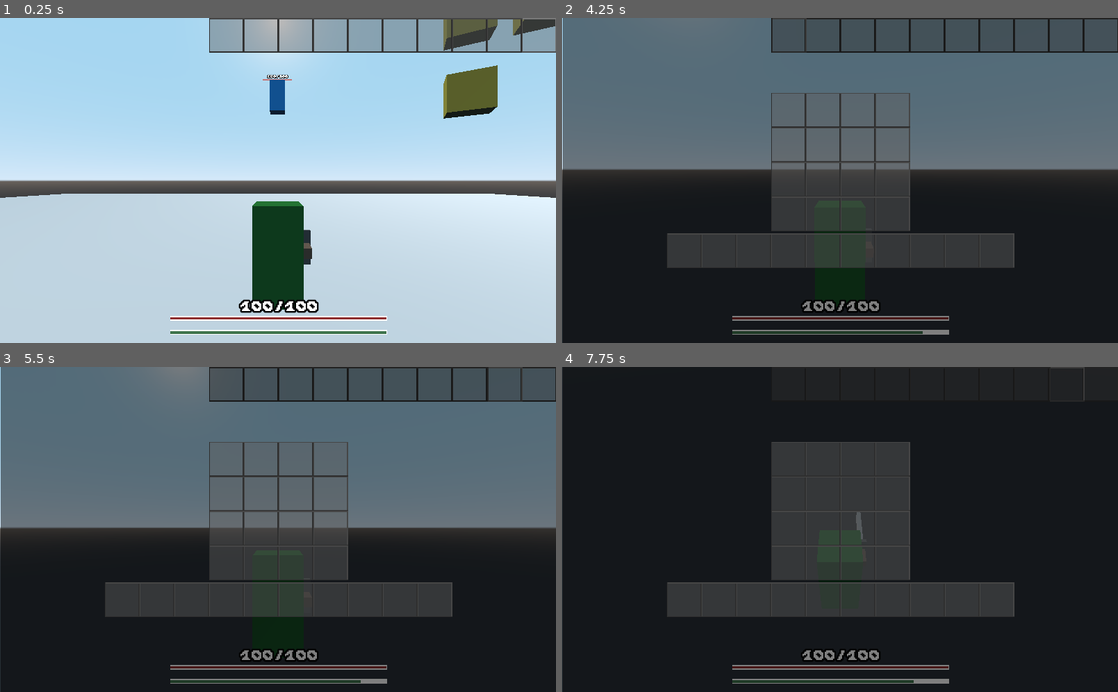
Above: before the commit, frames 1-4 (two rows, left to right).
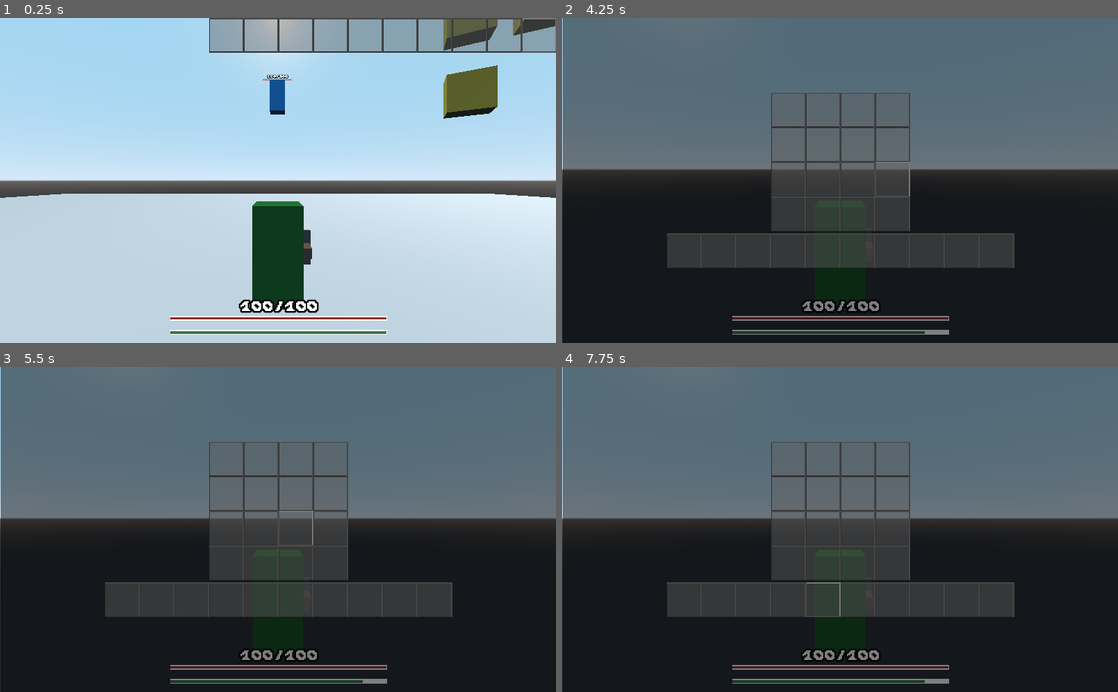
Above: after the commit, the same moments.

Repository: AlaskanGopher/GopherRPG3D
Game: Godot game, scene res://MainScene/InGame.tscn
The game is run twice, just before and just after one commit, with the same random seed, the same clock (stepped at 60 frames per second) and the same inputs.
Inputs (mouse positions are in pixels of both pictures, inside the frame that each line leads up to):
- Up to frame 1 (0.25 s): no input
- Up to frame 2 (4.25 s): tap Enter at 0.5 s; move the mouse to (867, 180) at 0.52 s; hold Shift (movement_run) 0.53-1.28 s; hold W (movement_up) from 0.53 s (still down); click (867, 180) at 0.67 s; tap Space (movement_jump) at 0.77, 1.52, 3.02, 3.5, 3.77 s; move the mouse to (812, 180) at 1.27 s; tap 0 at 1.35 s; click (812, 180) at 1.42 s; move the mouse to (851, 174) at 2.02 s; tap 9 at 2.1 s; click (851, 174) at 2.17 s; move the mouse to (834, 187) at 2.77 s; tap 1 at 2.85 s; click (834, 187) at 2.92 s; move the mouse to (878, 183) at 3.52 s; hold Shift (movement_run) from 3.53 s (still down); click (878, 183) at 3.67 s; tap E (menu_inventory) at 4.15 s
- Up to frame 3 (5.5 s): release W (movement_up) at 4.25 s; release Shift (movement_run) at 4.25 s; drag from (111, 480) to (194, 448) at 4.27 s; move the mouse to (305, 529) at 5.02 s; hold S (movement_down) from 5.03 s (still down); tap 9 at 5.1 s; click (305, 529) at 5.17 s
- Up to frame 4 (7.75 s): release S (movement_down) at 5.75 s; tap Enter at 5.75, 7.25 s; drag from (756, 448) to (728, 545) at 5.77 s; tap Space (movement_jump) at 6.5, 6.77 s; move the mouse to (962, 513) at 6.52 s; hold W (movement_up) 6.53-7.25 s; hold Shift (movement_run) 6.53-7.25 s; click (962, 513) at 6.67 s; drag from (728, 545) to (812, 594) at 7.27 s

The runs differ from the first frame. In frame 2, 6.7% of the frame differs, in the area x 37-100%, y 0-98%; in frame 3, 9.8%; in frame 4, 47%, in the area x 0-100%, y 0-98%.
Error before the commit: Invalid get index 'rect_position' (on base: 'null instance'). (res://HUD/Hotbar.gd:43)
Error after the commit: Invalid get index 'rect_position' (on base: 'null instance'). (res://HUD/Hotbar.gd:38)

Commit message:
Added selection indicator, don't pause in inventory

Diff:
--- a/source/HUD/HUD.tscn
+++ b/source/HUD/HUD.tscn
@@ -125,3 +125,6 @@
 __meta__ = {
 "_edit_use_anchors_": false
 }
+
+[connection signal="closed" from="Inventory" to="." method="_on_Inventory_closed"]
+[connection signal="opened" from="Inventory" to="." method="_on_Inventory_opened"]
--- a/source/HUD/HUD_Script.gd
+++ b/source/HUD/HUD_Script.gd
@@ -9,3 +9,11 @@
 	$"HP Bar/Label".text = str(hp, '/', MAX_HEALTH)
 	$"HP Bar/BarContainer/InnerBar".rect_scale.x = float(hp)/float(MAX_HEALTH)
 	$"Stamina Bar/BarContainer/InnerBar".rect_scale.x = stamina
+
+func _on_Inventory_opened():
+	$Hotbar.visible = false
+	$SelectedSlot.visible = false
+
+func _on_Inventory_closed():
+	$Hotbar.visible = true
+	$SelectedSlot.visible = true
--- a/source/HUD/Hotbar.gd
+++ b/source/HUD/Hotbar.gd
@@ -18,12 +18,7 @@
 		slot.texture = preload("res://Resources/Hotbar/Hotbar.png")
 		slot.size_flags_horizontal = SIZE_EXPAND_FILL
 		slot.size_flags_vertical   = SIZE_EXPAND_FILL
-		if i == 0:
-			slot.region_rect = Rect2(0, 0, 32, 32)
-		elif i == SLOTS-1:
-			slot.region_rect = Rect2(64, 0, 32, 32)
-		else:
-			slot.region_rect = Rect2(32, 0, 32, 32)
+		slot.region_rect = Rect2(0, 0, 32, 32)
 		add_child(slot)
 
 func _input(event):
--- a/source/HUD/Inventory.gd
+++ b/source/HUD/Inventory.gd
@@ -3,6 +3,9 @@
 export var SLOT_SIZE : float = 64
 
 var selectedCell : Vector3 = Vector3(-1, 0, 0) # Vector3(0: Inventory; 1: Hotbar, rowNumber (y), colNumber (x)
+
+signal opened()
+signal closed()
 
 func _ready():
 	$VBoxContainer/Hotbar.resize(SLOT_SIZE)
@@ -11,7 +14,12 @@
 func _process(_delta):
 	if Input.is_action_just_pressed("menu_inventory"):
 		visible = !visible
-		Input.set_mouse_mode(Input.MOUSE_MODE_VISIBLE if visible else Input.MOUSE_MODE_CAPTURED)
+		if visible:
+			Input.set_mouse_mode(Input.MOUSE_MODE_VISIBLE)
+			emit_signal("opened")
+		else:
+			emit_signal("closed")
+			Input.set_mouse_mode(Input.MOUSE_MODE_CAPTURED)
 	if !visible:
 		return
 	var mousePosition : Vector2 = get_global_mouse_position()
@@ -20,11 +28,14 @@
 		if (slotBounds.has_point(mousePosition)):
 			var splitName = slot.name.split(',')
 			selectedCell = Vector3(0, int(splitName[0][-1]), int(splitName[1][0]))
-			print(splitName[0][-1], ' ', splitName[1][0])
-			break
+			$Selected.rect_size = Vector2(SLOT_SIZE, SLOT_SIZE)
+			$Selected.set_global_position(slotBounds.position)
+			return
 	for slot in $VBoxContainer/Hotbar.get_children():
 		var slotBounds : Rect2 = slot.get_global_rect()
 		if (slotBounds.has_point(mousePosition)):
 			selectedCell = Vector3(1, 0, int(slot.name[-1]))
-			print(selectedCell)
-			break
+			$Selected.rect_size = Vector2(SLOT_SIZE, SLOT_SIZE)
+			$Selected.set_global_position(slotBounds.position)
+			return
+	$Selected.rect_size = Vector2(0, 0)
--- a/source/HUD/Inventory.tscn
+++ b/source/HUD/Inventory.tscn
@@ -1,8 +1,9 @@
-[gd_scene load_steps=4 format=2]
+[gd_scene load_steps=5 format=2]
 
 [ext_resource path="res://HUD/Inventory.gd" type="Script" id=1]
 [ext_resource path="res://HUD/Hotbar.gd" type="Script" id=2]
 [ext_resource path="res://HUD/InventoryGrid.gd" type="Script" id=3]
+[ext_resource path="res://Resources/Hotbar/Selected.png" type="Texture" id=4]
 
 [node name="Inventory" type="Control"]
 anchor_right = 1.0
@@ -65,3 +66,10 @@
 "_edit_use_anchors_": false
 }
 SLOTS = 10
+
+[node name="Selected" type="NinePatchRect" parent="."]
+texture = ExtResource( 4 )
+region_rect = Rect2( 0, 0, 32, 32 )
+__meta__ = {
+"_edit_use_anchors_": false
+}
--- a/source/HUD/InventoryGrid.gd
+++ b/source/HUD/InventoryGrid.gd
@@ -15,12 +15,7 @@
 			slot.texture = preload("res://Resources/Hotbar/Hotbar.png")
 			slot.size_flags_horizontal = SIZE_EXPAND_FILL
 			slot.size_flags_vertical   = SIZE_EXPAND_FILL
-			if j == 0:
-				slot.region_rect = Rect2(0, 0, 32, 32)
-			elif j == columns-1:
-				slot.region_rect = Rect2(64, 0, 32, 32)
-			else:
-				slot.region_rect = Rect2(32, 0, 32, 32)
+			slot.region_rect = Rect2(0, 0, 32, 32)
 			add_child(slot)
 
 func resize(var slotSize : float):
--- a/source/Player/Player.tscn
+++ b/source/Player/Player.tscn
@@ -41,3 +41,8 @@
 
 [node name="Sword" parent="." instance=ExtResource( 2 )]
 transform = Transform( -4.37114e-08, -1, 0, 1, -4.37114e-08, 0, 0, 0, 1, 0.6, 0, -0.25 )
+
+[connection signal="closed" from="HUD/Inventory" to="." method="_on_Inventory_closed"]
+[connection signal="opened" from="HUD/Inventory" to="." method="_on_Inventory_opened"]
+
+[editable path="HUD"]
--- a/source/Player/PlayerController.gd
+++ b/source/Player/PlayerController.gd
@@ -20,6 +20,7 @@
 var staminaCooldown := 0.0
 var dead := false
 var deathCooldown := 0.0
+var inputLock := false
 
 var velocity := Vector3()
 var airTime := 0.0
@@ -36,6 +37,10 @@
 		$Head/ThirdPerson.translation.z = distance
 	else:
 		$Head/ThirdPerson.translation.z = THIRD_PERSON_DISTANCE
+
+	if (inputLock):
+		return
+
 	if Input.is_mouse_button_pressed(BUTTON_LEFT):
 		$Sword.translation.z = -.75
 	else:
@@ -47,6 +52,8 @@
 			assert(get_tree().reload_current_scene() == OK)
 		else:
 			deathCooldown += delta
+		return
+	if (inputLock):
 		return
 	var acceleration := Vector3()
 
@@ -101,6 +108,8 @@
 				deathCooldown = 0
 
 func _input(event):
+	if (inputLock):
+		return
 	if event is InputEventMouseButton:
 		if (event.button_index == BUTTON_LEFT) and event.pressed:
 			$Sword.swing()
@@ -109,3 +118,11 @@
 		if (abs(rotation.x + TAU * -event.relative.y/1000) < PI/2):
 			$Head.rotate_object_local(Vector3(1, 0, 0), TAU * -event.relative.y/1000)
 			$Head.rotation.x = -clamp(-$Head.rotation.x, -0.25*TAU, 0.25*TAU)
+
+
+
+func _on_Inventory_opened():
+	inputLock = true
+
+func _on_Inventory_closed():
+	inputLock = false
Binary file changed: source/Resources/Hotbar/Hotbar.png
